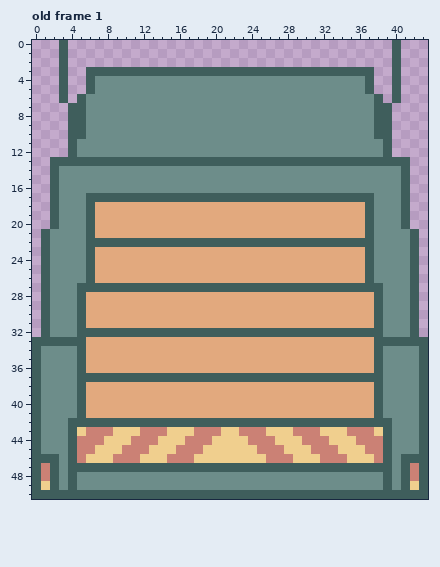
Pixel-art file, stored at src/art/truck.aseprite. That is the earlier state.
44x51 pixels, 1 frame. Shown: old frame 1. The commit also changed other frames, which this record leaves out.
And afterwards:
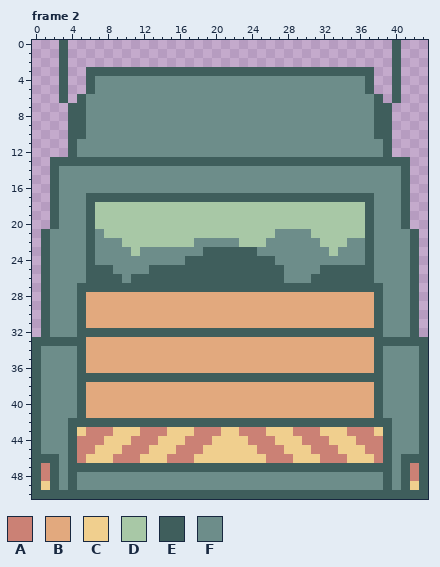
Palette (. is transparent): A #cb8175  B #e2a97e  C #f0cf8e  D #a8c8a6  E #3f5e5c  F #6d8d8a
A new or re-ordered frame is compared with the old frame closest to it.
Log entry: truck open back
Diff:
frames 1 -> 4
layer "inside truck" added
layer "rubbish" added
--- frame 2 is new; against old frame 1, layer "Layer 1"
@@ x 0..43 @@
 17 ..EFFFEEEEEEEEEEEEEEEEEEEEEEEEEEEEEEEEFFFE..
-18 ..EFFFEBBBBBBBBBBBBBBBBBBBBBBBBBBBBBBEFFFE..
-19 ..EFFFEBBBBBBBBBBBBBBBBBBBBBBBBBBBBBBEFFFE..
-20 ..EFFFEBBBBBBBBBBBBBBBBBBBBBBBBBBBBBBEFFFE..
-21 .EFFFFEBBBBBBBBBBBBBBBBBBBBBBBBBBBBBBEFFFFE.
-22 .EFFFFEEEEEEEEEEEEEEEEEEEEEEEEEEEEEEEEFFFFE.
-23 .EFFFFEBBBBBBBBBBBBBBBBBBBBBBBBBBBBBBEFFFFE.
-24 .EFFFFEBBBBBBBBBBBBBBBBBBBBBBBBBBBBBBEFFFFE.
-25 .EFFFFEBBBBBBBBBBBBBBBBBBBBBBBBBBBBBBEFFFFE.
-26 .EFFFFEBBBBBBBBBBBBBBBBBBBBBBBBBBBBBBEFFFFE.
+18 ..EFFFEDDDDDDDDDDDDDDDDDDDDDDDDDDDDDDEFFFE..
+19 ..EFFFEDDDDDDDDDDDDDDDDDDDDDDDDDDDDDDEFFFE..
+20 ..EFFFEDDDDDDDDDDDDDDDDDDDDDDDDDDDDDDEFFFE..
+21 .EFFFFEFDDDDDDDDDDDDDDDDDDDFFFFDDDDDDEFFFFE.
+22 .EFFFFEFFFDDDDDDDDFFFFFDDDFFFFFFDDDFFEFFFFE.
+23 .EFFFFEFFFFDFFFFFFFEEEEEEFFFFFFFFDFFFEFFFFE.
+24 .EFFFFEFFFFFFFFFFEEEEEEEEEEFFFFFFFFFFEFFFFE.
+25 .EFFFFEEEFFFFEEEEEEEEEEEEEEEFFFFEEEEEEFFFFE.
+26 .EFFFFEEEEFEEEEEEEEEEEEEEEEEFFFEEEEEEEFFFFE.
 27 .EFFFEEEEEEEEEEEEEEEEEEEEEEEEEEEEEEEEEEFFFE.
Where, in picture pixels (left, top, right, bottom), the same in both pictures:
changed: (95, 202, 365, 283)
